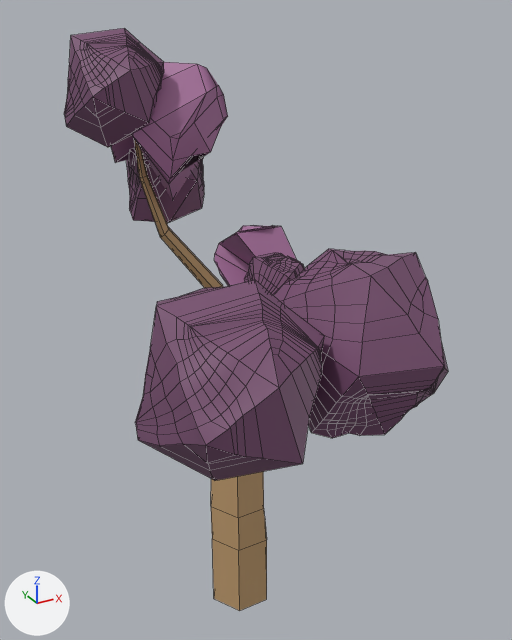
A saved change to the FBX model Assets/Models/SM_Tree_1.fbx.
Camera for both pictures: a 50 mm camera at (-0.37, -0.643, 0.744) aimed at (0.022, 0.07, 0.388). The axes (+X, +Y, +Z) are drawn at lower left. The lights are the same throughout. Mesh edges are drawn as thin lines. Where no turn or scale is listed for an object, it has been applied to the vertices.

Script lines for the objects in view, before the commit:
```python
me_mesh = bpy.data.meshes.new('Mesh')
me_mesh.from_pydata(...)  # 1880 vertices, 1858 faces; spans x -0.213..0.225, y -0.262..0.393, z 0.0..0.727
# faces by material slot: [1640, 122, 96]
me_mesh.materials.append(mat_phong7)  # dark purple #794f71
me_mesh.materials.append(mat_phong5)  # brown #c09c6f
me_mesh.materials.append(mat_phong6)  # pink #a56e9a
ob_polysurface28 = bpy.data.objects.new('polySurface28', me_mesh)
ob_polysurface28.location = (0.0, 0.0, 0.0)
```
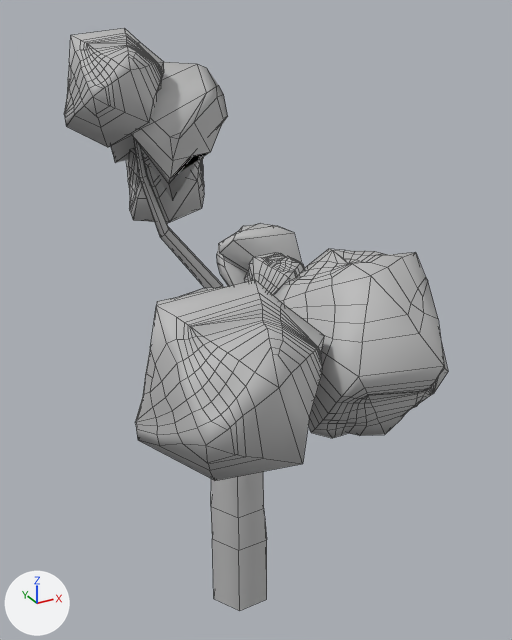
The newer file is also turned or shifted as a whole; pictures and numbers use the older file's frame.

What changed in the scene script:
```text
Add mat_phong1:
    mat_phong1 = principled_material('phong1')
    mat_phong1.base_color = (0.5, 0.5, 0.5)  # grey #bcbcbc
    mat_phong1.roughness = 0.553
Change me_mesh:
    where me_mesh.from_pydata(...)  # 1880 vertices, 1858 faces; spans x -0.213..0.225, y -0.262..0.393, z 0.0..0.727
    used by ob_polysurface28; location = (0.0, 0.0, 0.0)
    me_mesh part 1
    me_mesh.vertices[1176].co: (0.118, 0.371, 0.391) -> (0.102, 0.337, 0.385)  # pixel (218, 243) -> pixel (219, 253)
    me_mesh.vertices[1178].co: (0.122, 0.316, 0.421) -> (0.113, 0.31, 0.413)  # pixel (236, 233) -> pixel (233, 240)
    me_mesh.vertices[1179].co: (0.106, 0.366, 0.364) -> (0.106, 0.325, 0.364)  # pixel (214, 260) -> pixel (225, 267)
    me_mesh.vertices[1181].co: (0.215, 0.335, 0.414) -> (0.215, 0.295, 0.414)  # pixel (281, 226) -> pixel (294, 232)
    me_mesh.vertices[1183].co: (0.179, 0.318, 0.423) -> (0.179, 0.341, 0.423)  # pixel (267, 226) -> pixel (260, 223)
    me_mesh.vertices[1202].co: (0.108, 0.367, 0.374) -> (0.108, 0.331, 0.374)  # pixel (214, 253) -> pixel (224, 260)
    me_mesh part 2: 1640 faces spanning x -0.213..0.202, y -0.262..0.286, z 0.302..0.727 switch from mat_phong7 (dark purple #794f71) to mat_phong1 (grey #bcbcbc)
    me_mesh part 3: 122 faces spanning x -0.118..0.185, y -0.232..0.275, z 0.0..0.624 switch from mat_phong5 (brown #c09c6f) to mat_phong1 (grey #bcbcbc)
    me_mesh part 4: 96 faces spanning x -0.147..0.225, y 0.026..0.393, z 0.277..0.696 switch from mat_phong6 (pink #a56e9a) to mat_phong1 (grey #bcbcbc)
```

Changed parts and their boxes (x1, y1, x2, y2) in the pictures (512 x 640 px; the box of a moved part takes in the faces that stretch with it):
part 1 of me_mesh, moved or reshaped: before (214, 225, 297, 286); after (217, 223, 302, 286)
part 2 of me_mesh, recoloured (purple to grey): (64, 28, 448, 481) in both
part 3 of me_mesh, recoloured (brown to grey): (134, 140, 267, 611) in both
part 4 of me_mesh, recoloured (purple to grey): (111, 62, 245, 232) in both
